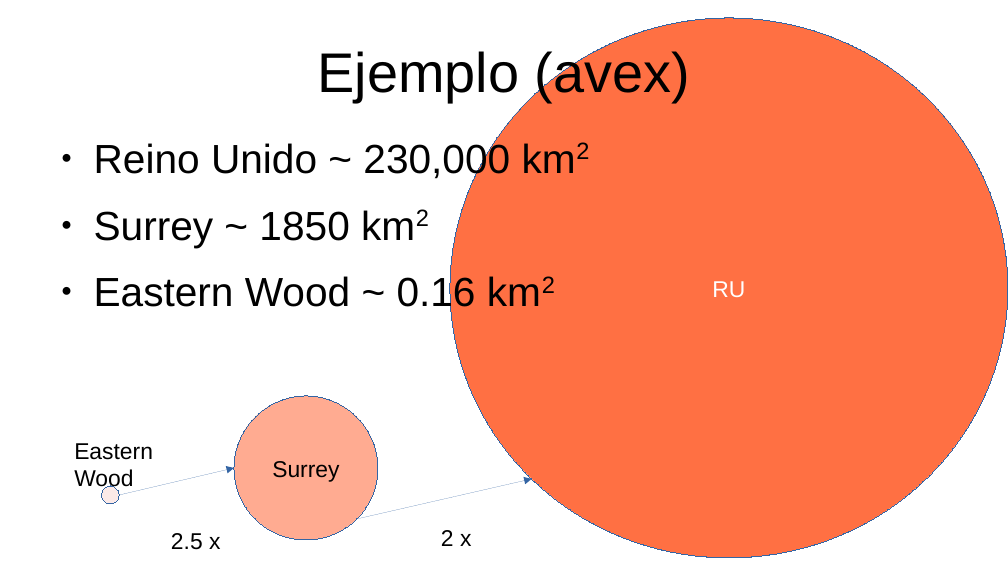
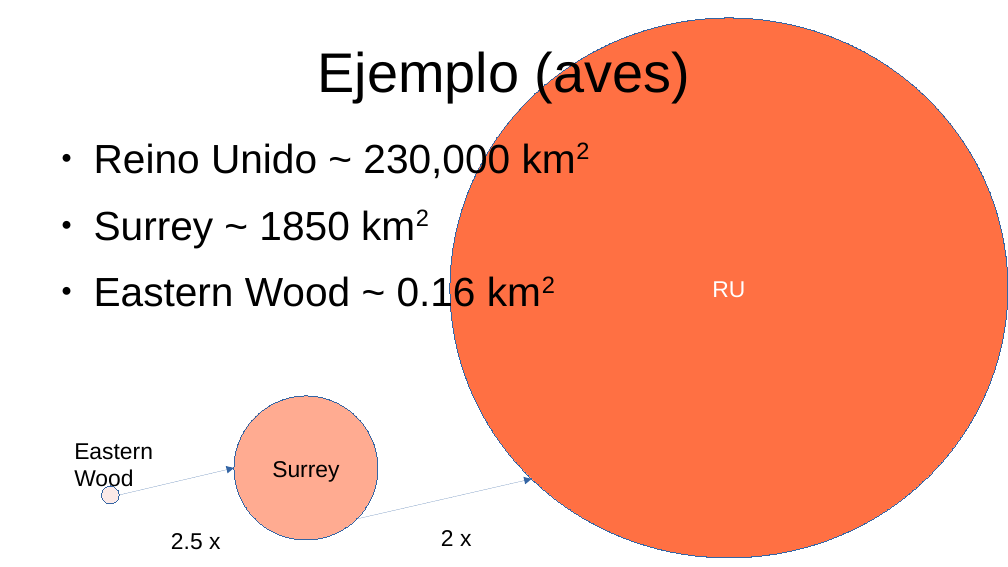
Before and after one commit to gerardommc/Biogeo-Macroecologia, a slide deck: slide 4 of Spp-area.odp. Drawn at 1008x567 pixels with LibreOffice and Linux fonts; fonts in the diff are those of the drawing. Boxes give left, top, right and bottom in pixels: in the first picture for what was removed or moved away, otherwise in the second. Text is boxed around its words. In the diff, an @@ line names an element or a change of style, - is before the commit and + after.

Commit message:
aves

```diff
--- a/Spp-area.odp
+++ b/Spp-area.odp
@@ title at box(317, 48, 690, 102): text changed @@
-Ejemplo (avex)
+Ejemplo (aves)
```
Also in this commit, not shown: 1 other file.
